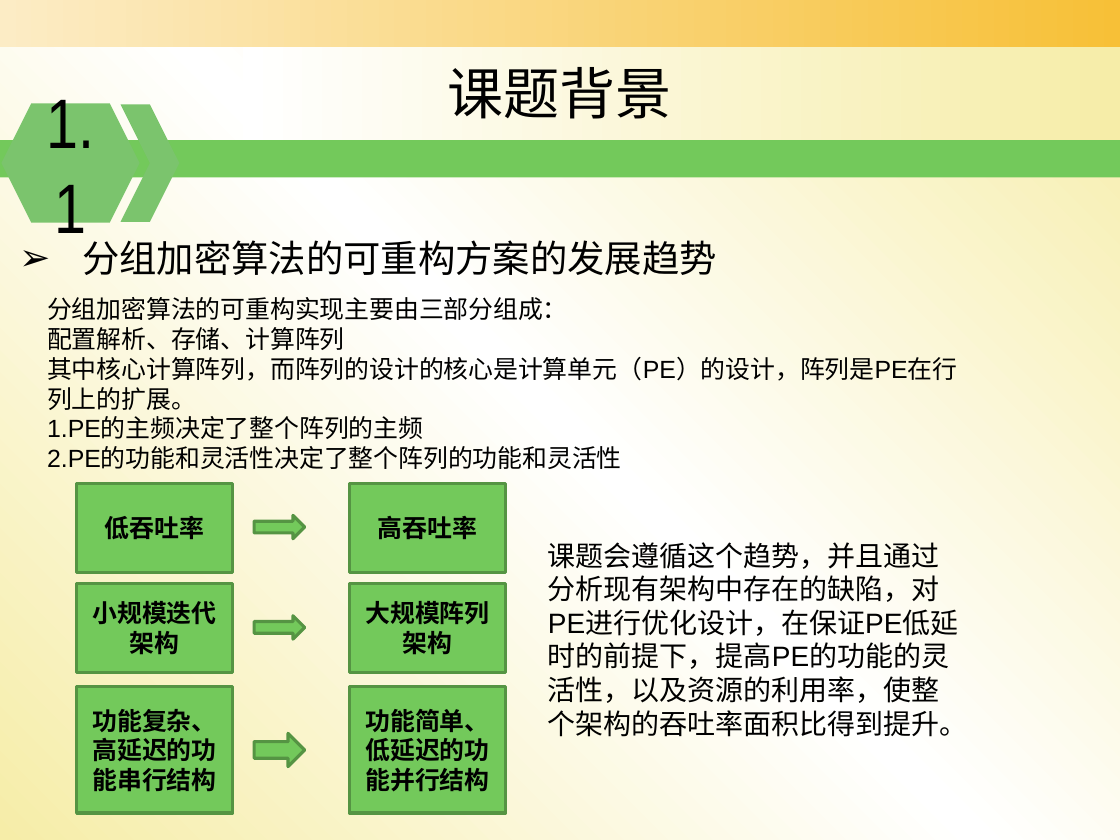
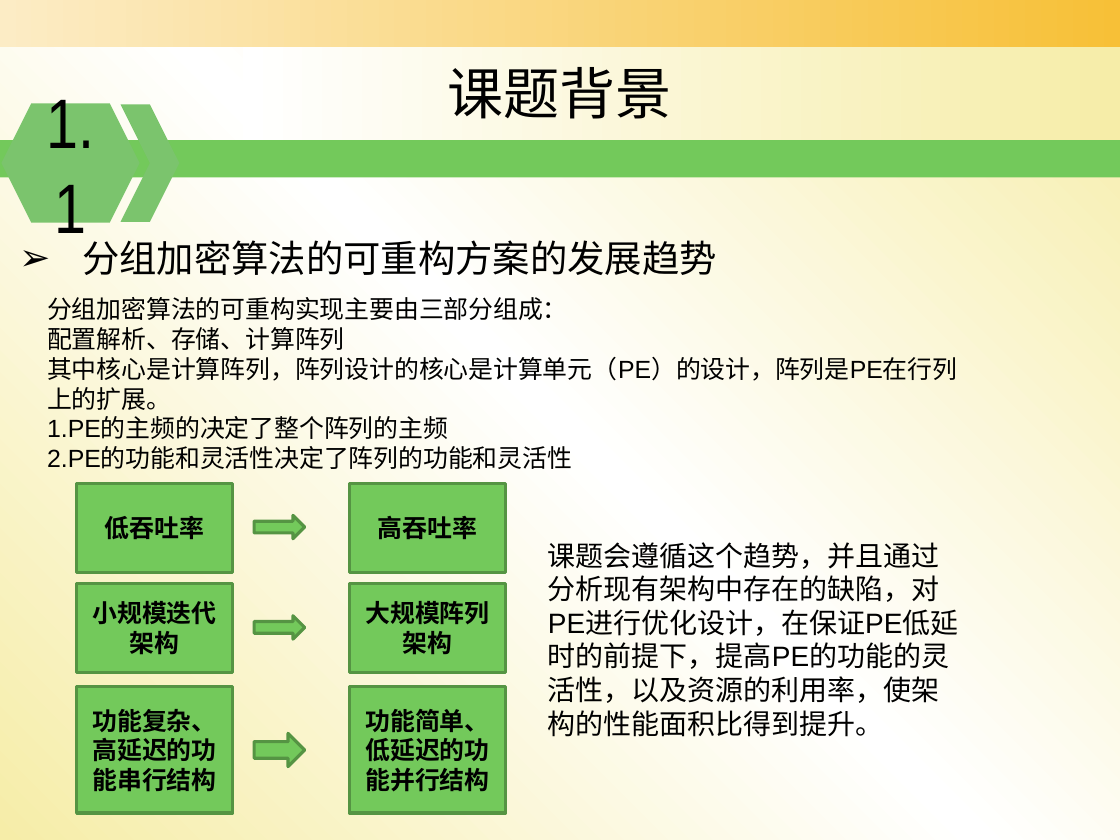
Before and after one commit to zdyzhan/bishe, a slide deck: slide 6 of 开题报告_131199李小泉11_18.pptx. Drawn at 1120x840 pixels with LibreOffice and Linux fonts; fonts in the diff are those of the drawing; background and template pictures are left out. Boxes give left, top, right and bottom in pixels: in the first picture for what was removed or moved away, otherwise in the second. Text is boxed around its words. In the diff, an @@ line names an element or a change of style, - is before the commit and + after.

```diff
--- a/开题报告_131199李小泉11_18.pptx
+++ b/开题报告_131199李小泉11_18.pptx
@@ text at [47, 357, 957, 469]: text changed @@
-其中核心计算阵列，而阵列的设计的核心是计算单元（PE）的设计，阵列是PE在行列上的扩展。
-1.PE的主频决定了整个阵列的主频
-2.PE的功能和灵活性决定了整个阵列的功能和灵活性
+其中核心是计算阵列，阵列设计的核心是计算单元（PE）的设计，阵列是PE在行列上的扩展。
+1.PE的主频的决定了整个阵列的主频
+2.PE的功能和灵活性决定了阵列的功能和灵活性
@@ text at [548, 542, 959, 737]: text changed @@
-课题会遵循这个趋势，并且通过分析现有架构中存在的缺陷，对PE进行优化设计，在保证PE低延时的前提下，提高PE的功能的灵活性，以及资源的利用率，使整个架构的吞吐率面积比得到提升。
+课题会遵循这个趋势，并且通过分析现有架构中存在的缺陷，对PE进行优化设计，在保证PE低延时的前提下，提高PE的功能的灵活性，以及资源的利用率，使架构的性能面积比得到提升。
```
Also in this commit, not shown: 23 other slides changed, 1 other file.
